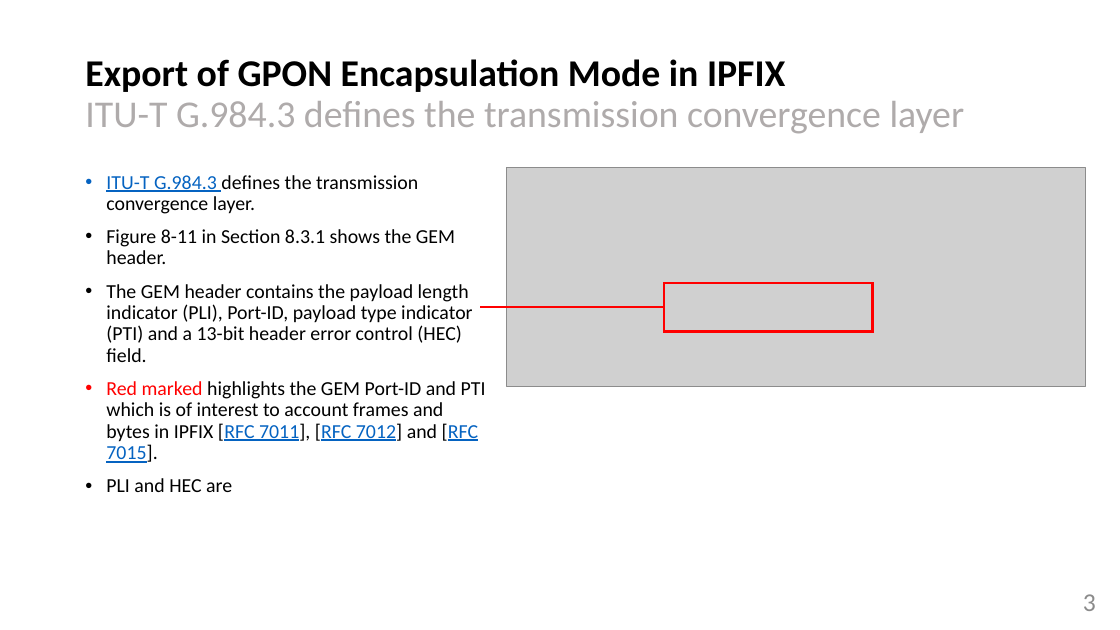
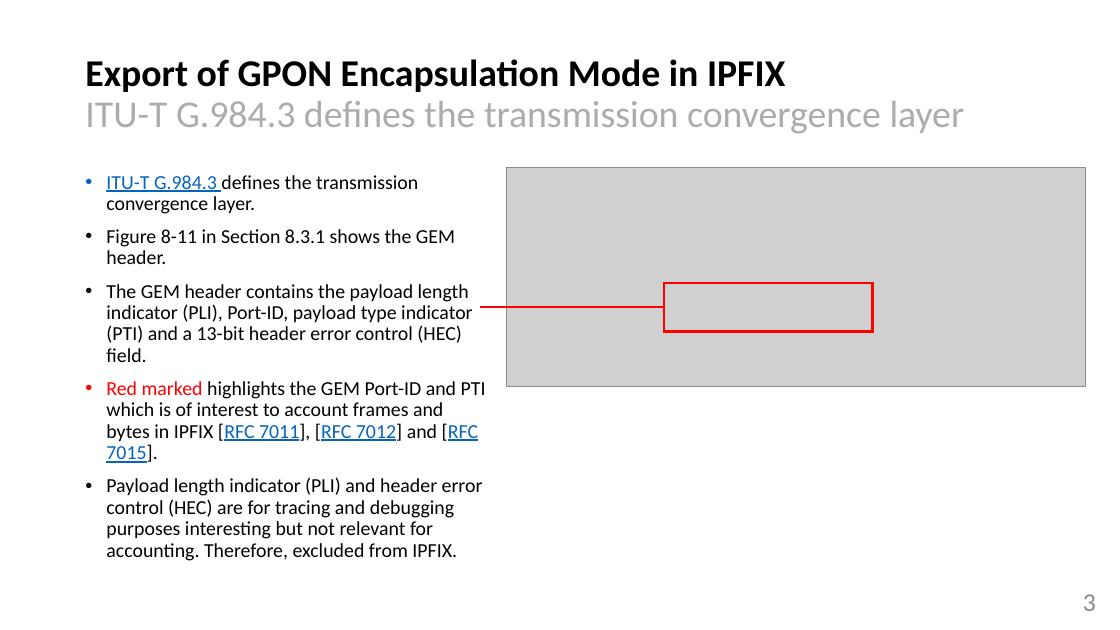
Before and after one commit to network-analytics/ietf-network-analytics-document-status, a slide deck: slide 3 of 123/CCAMP/draft-netana-opsawg-ipfix-gpon-gem-00.pptx. Drawn at 1120x630 pixels with LibreOffice and Linux fonts; fonts in the diff are those of the drawing; grey boxes stand for pictures. Boxes give left, top, right and bottom in pixels: in the first picture for what was removed or moved away, otherwise in the second. Text is boxed around its words. In the diff, an @@ line names an element or a change of style, - is before the commit and + after.

Commit message:
small nit in slide 3

```diff
--- a/123/CCAMP/draft-netana-opsawg-ipfix-gpon-gem-00.pptx
+++ b/123/CCAMP/draft-netana-opsawg-ipfix-gpon-gem-00.pptx
@@ text at (106, 477, 483, 561): text changed @@
-• PLI and HEC are
+• Payload length indicator (PLI) and header error control (HEC) are for tracing and debugging purposes interesting but not relevant for accounting. Therefore, excluded from IPFIX.
```
Also in this commit, not shown: 1 other file.
